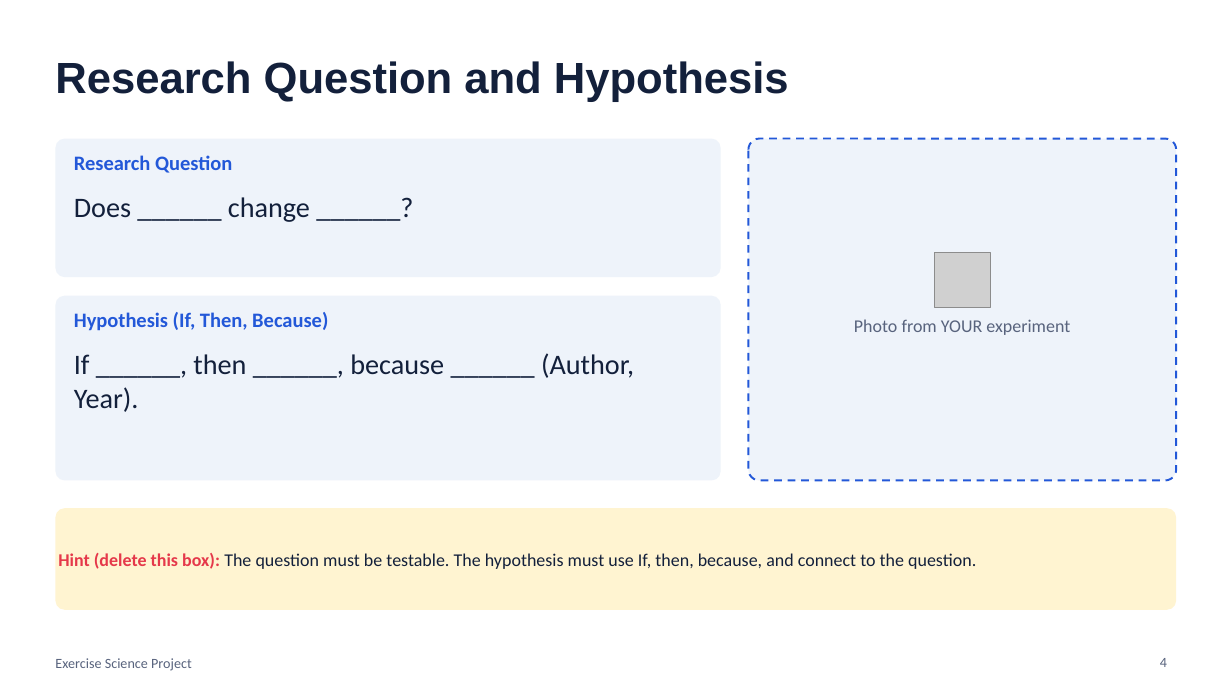
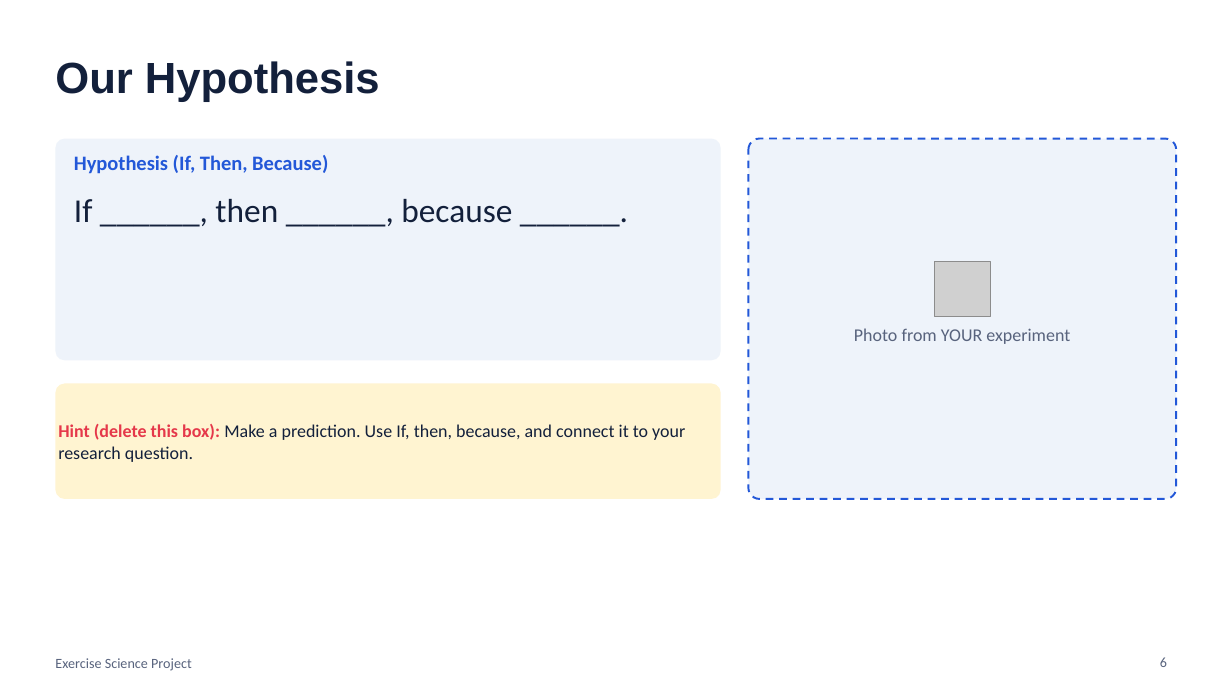
Before and after one commit to rward-prog/tri-1-7thgrade-project, a slide deck: slide 6 of files/Materials_Methods_Slides_Template.pptx (slide 4 before the commit). Drawn at 1232x693 pixels with LibreOffice and Linux fonts; fonts in the diff are those of the drawing; grey boxes stand for pictures. Boxes give left, top, right and bottom in pixels: in the first picture for what was removed or moved away, otherwise in the second. Text is boxed around its words. In the diff, an @@ line names an element or a change of style, - is before the commit and + after.

```diff
--- a/files/Materials_Methods_Slides_Template.pptx
+++ b/files/Materials_Methods_Slides_Template.pptx
@@ title at (x1=55, y1=61, x2=380, y2=102): text changed @@
-Research Question and Hypothesis
+Our Hypothesis
@@ rounded rectangle resized from (x1=55, y1=139, x2=721, y2=277) to (x1=55, y1=139, x2=721, y2=360) @@
@@ rounded rectangle resized from (x1=749, y1=139, x2=1177, y2=481) to (x1=749, y1=139, x2=1177, y2=499) @@
@@ text at (x1=74, y1=155, x2=328, y2=174): text changed @@
-Research Question
+Hypothesis (If, Then, Because)
@@ text at (x1=74, y1=199, x2=512, y2=223): text changed; size 16 to 26 pt; text colour #2358D8 to #13203B; bold off @@
-Hypothesis (If, Then, Because)
+If ______, then ______, because ______.
@@ text removed at (x1=74, y1=197, x2=310, y2=222) @@
-Does ______ change ______?
@@ picture moved from (x1=935, y1=252, x2=991, y2=308) to (x1=935, y1=262, x2=991, y2=317) @@
@@ rounded rectangle removed at (x1=55, y1=296, x2=721, y2=481) @@
@@ text "Photo from YOUR experiment" moved from (x1=854, y1=319, x2=1070, y2=335) to (x1=854, y1=328, x2=1070, y2=344) @@
@@ text removed at (x1=74, y1=353, x2=634, y2=412) @@
-If ______, then ______, because ______ (Author, Year).
@@ proportions changed in 3 elements at (x1=749, y1=139, x2=1177, y2=499), (x1=55, y1=139, x2=721, y2=360), (x1=55, y1=384, x2=721, y2=499) @@
@@ rounded rectangle "Hint (delete this box): Make ..." resized from (x1=55, y1=508, x2=1177, y2=610) to (x1=55, y1=384, x2=721, y2=499) @@
@@ text in rounded rectangle at (x1=58, y1=424, x2=685, y2=462): text changed @@
-Hint (delete this box): The question must be testable. The hypothesis must use If, then, because, and connect to the question.
+Hint (delete this box): Make a prediction. Use If, then, because, and connect it to your research question.
@@ page number at (x1=1160, y1=657, x2=1167, y2=667): text changed @@
-4
+6
```
Also in this commit, not shown: 4 other slides changed, 2 slides added, 2 slides removed, 27 other files.
